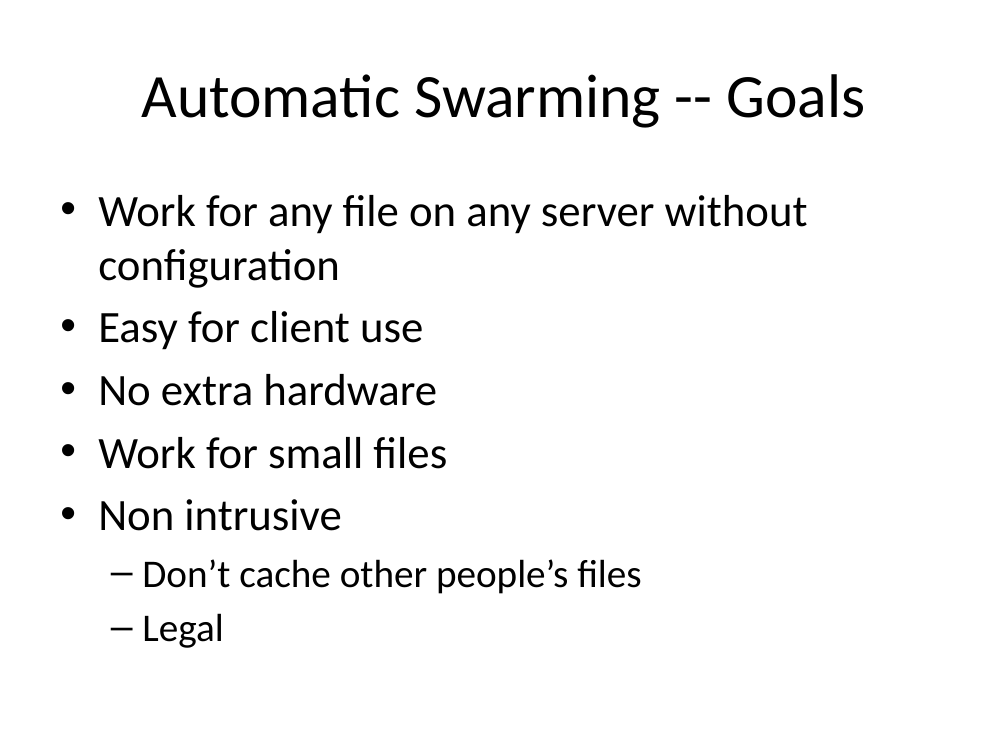
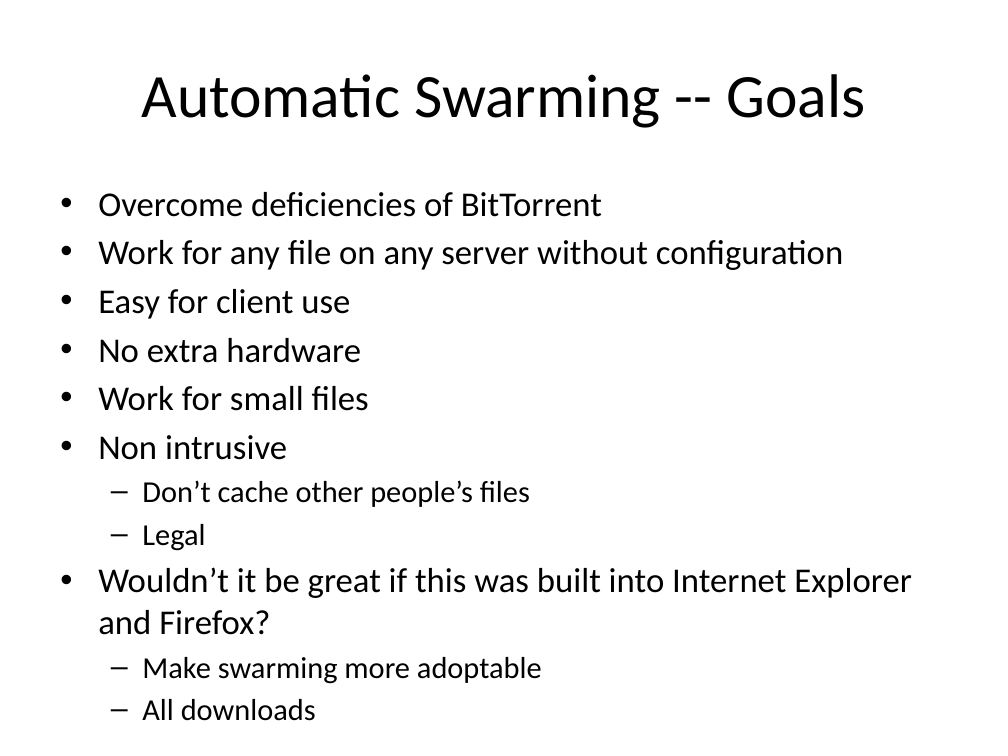
Before and after one commit to rdp/p2pwebclient, a slide deck: slide 12 of thesis_presentation/How to Make the Internet Faster.pptx. Drawn at 1008x756 pixels with LibreOffice and Linux fonts; fonts in the diff are those of the drawing. Boxes give left, top, right and bottom in pixels: in the first picture for what was removed or moved away, otherwise in the second. Text is boxed around its words. In the diff, an @@ line names an element or a change of style, - is before the commit and + after.

```diff
--- a/thesis_presentation/How to Make the Internet Faster.pptx
+++ b/thesis_presentation/How to Make the Internet Faster.pptx
@@ text at [98, 192, 602, 217]: paragraph added @@
+• Overcome deficiencies of BitTorrent
@@ text at [98, 240, 843, 551]: size 32 to 24.8 pt in "Work for any file on any server ...", "Easy for client use", "No extra hardware", "Work for small files" and 1 more places; size 28 to 21.7 pt in "Don’t cache other people’s files", "Legal"; less space between paragraphs @@
@@ text at [98, 567, 912, 684]: paragraphs added @@
+• Wouldn’t it be great if this was built into Internet Explorer and Firefox?
+  – Make swarming more adoptable
+  – All downloads
```
Also in this commit, not shown: 10 other slides changed, 7 slides added, 10 slides removed.
